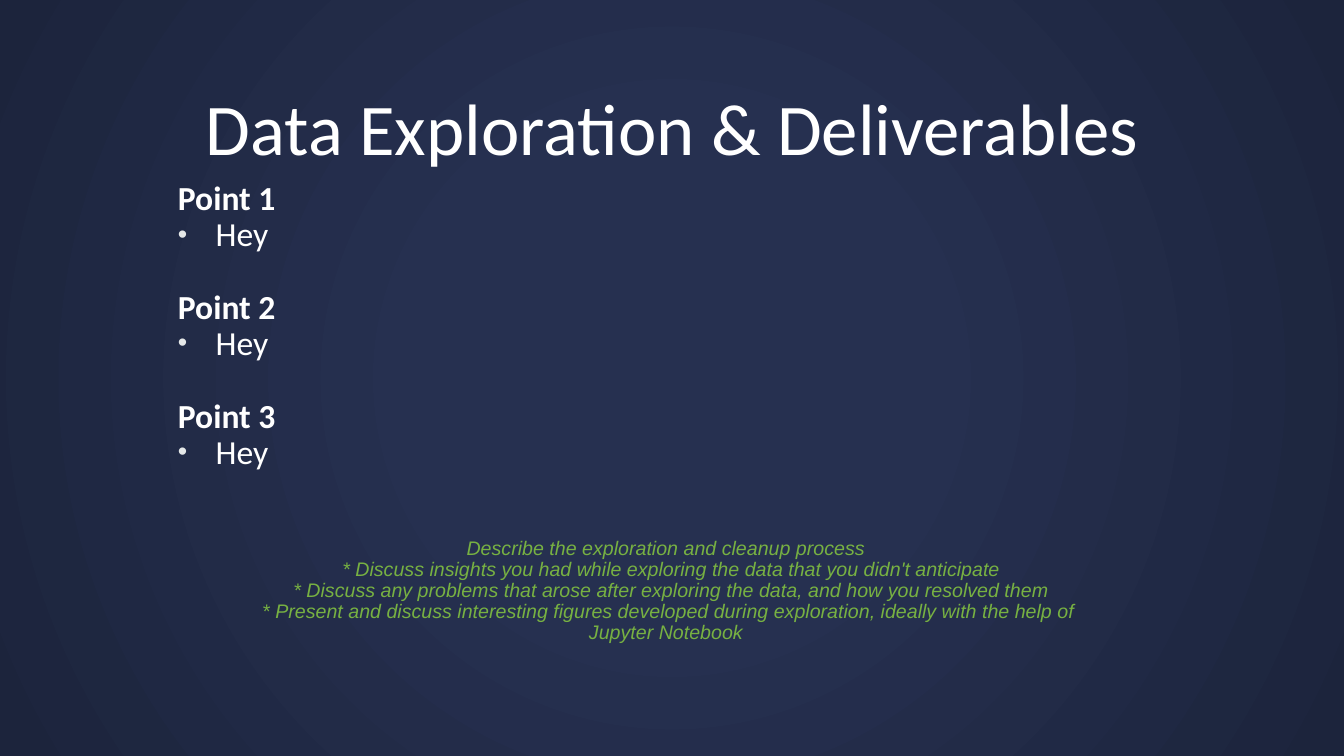
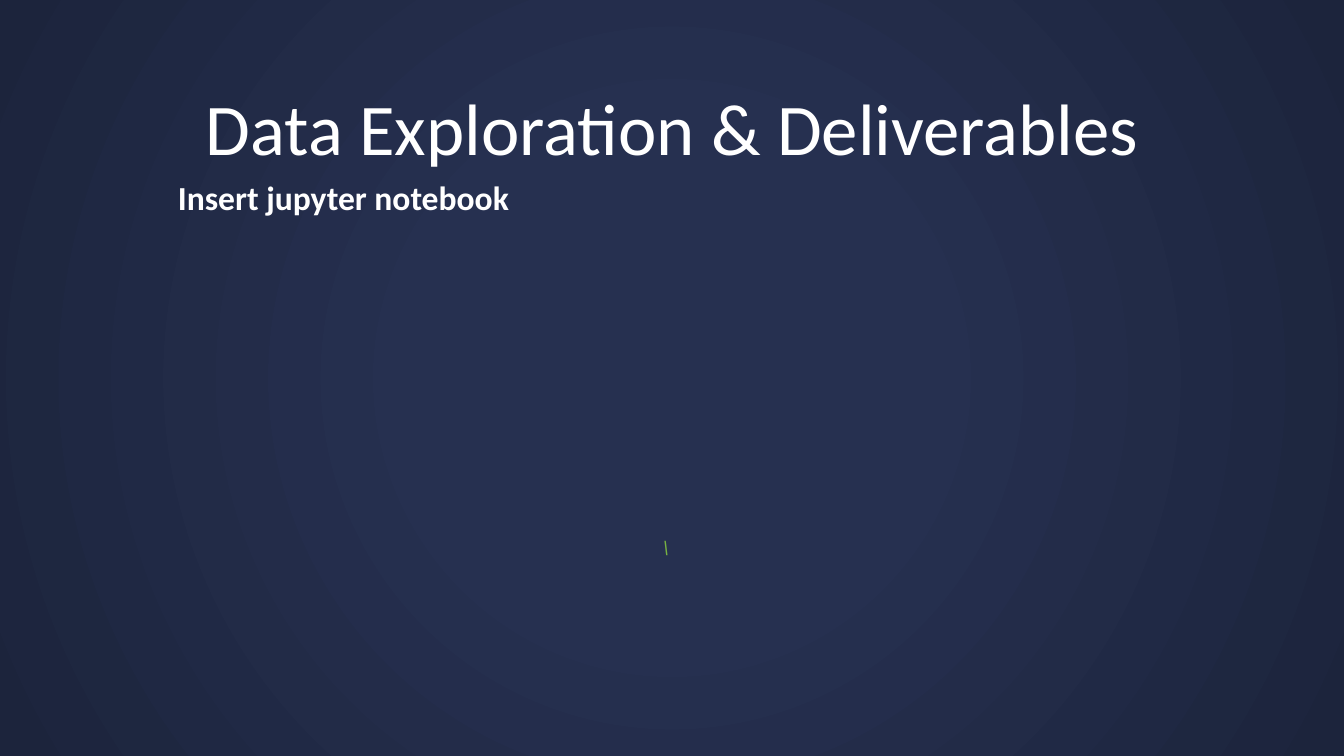
Before and after one commit to missymeyer/ProjectOne, a slide deck: slide 10 of Presentation_ProjectOne.pptx (slide 6 before the commit). Drawn at 1344x756 pixels with LibreOffice and Linux fonts; fonts in the diff are those of the drawing. Boxes give left, top, right and bottom in pixels: in the first picture for what was removed or moved away, otherwise in the second. Text is boxed around its words. In the diff, an @@ line names an element or a change of style, - is before the commit and + after.

Commit message:
Repo Clean Up + Final Presentation

```diff
--- a/Presentation_ProjectOne.pptx
+++ b/Presentation_ProjectOne.pptx
@@ text at box(178, 186, 508, 216): text changed @@
-Point 1
-• Hey
-Point 2
-• Hey
-Point 3
-• Hey
+Insert jupyter notebook
@@ text at box(275, 541, 1073, 643): text changed @@
-Describe the exploration and cleanup process
-* Discuss insights you had while exploring the data that you didn't anticipate
-* Discuss any problems that arose after exploring the data, and how you resolved them
-* Present and discuss interesting figures developed during exploration, ideally with the help of Jupyter Notebook
+\
```
Also in this commit, not shown: 3 other slides changed, 7 slides added, 4 slides removed, 48 other files.
